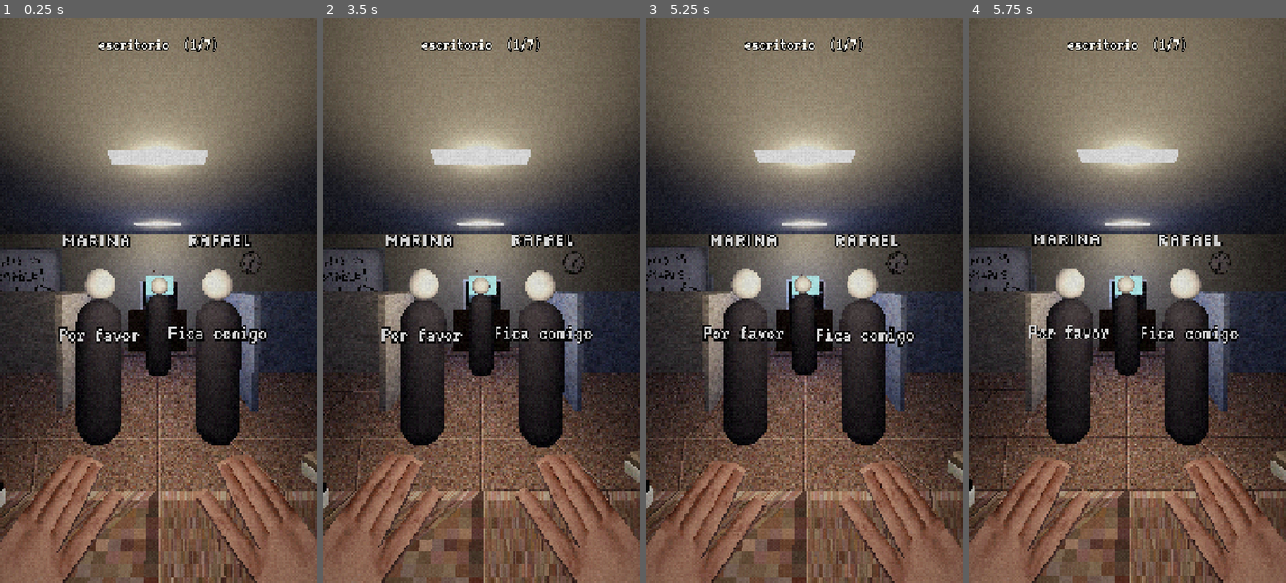
Above: before the commit, frames 1-4 (left to right).
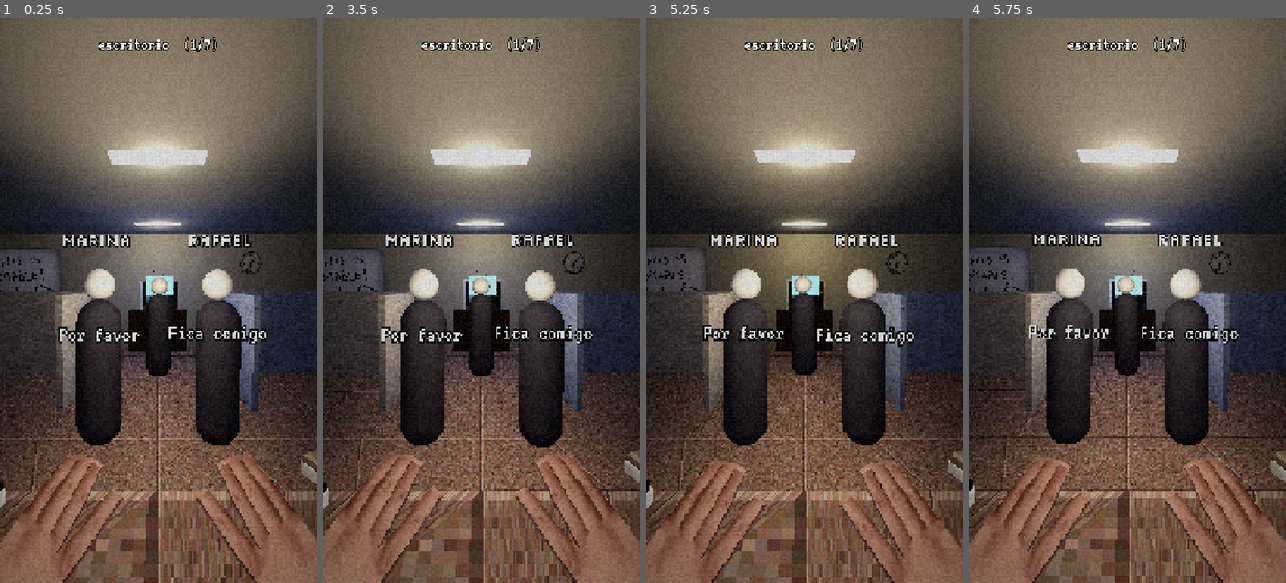
Above: after the commit, the same moments.

Repository: motathi/terror_game
Game: Godot game, scene res://scenes/location_preview.tscn
The game is run twice, just before and just after one commit, with the same random seed, the same clock (stepped at 60 frames per second) and the same inputs. This scene is started directly instead of the project's main scene.
Inputs (mouse positions are in pixels of both pictures, inside the frame that each line leads up to):
- Up to frame 1 (0.25 s): no input
- Up to frame 2 (3.5 s): tap Enter (ui_accept) at 0.5, 0.77 s; move the mouse to (465, 413) at 0.52 s; hold Right (ui_right) 0.53-1.25 s; click (465, 413) at 0.67 s; drag from (576, 385) to (465, 413) at 1.27 s; move the mouse to (386, 215) at 2.02 s; hold Left (ui_left) 2.03-2.75 s; drag from (497, 300) to (386, 215) at 2.77 s
- Up to frame 3 (5.25 s): move the mouse to (756, 159) at 3.52 s; hold Left (ui_left) 3.53-4.25 s; tap Enter (ui_accept) at 3.77 s; drag from (874, 272) to (756, 159) at 4.27 s; move the mouse to (741, 328) at 5.02 s; hold Right (ui_right) from 5.03 s (still down); click (741, 328) at 5.17 s
- Up to frame 4 (5.75 s): keep holding Right (ui_right)

Frames 1-2 are identical in both runs. In frame 3, 5.3% of the frame differs, in the area x 20-79%, y 32-64%; in frame 4, nothing differs.

Commit message:
Dado mostra ? antes de rolar; TV apaga de verdade quando falha observar a Marina
Co-Authored-By: Claude Opus 5.5 <noreply@anthropic.com>
Claude-Session: https://claude.ai/code/session_01BRBsijJUpArFHXiZDYghN5

Diff:
--- a/game/scripts/stage/locations.gd
+++ b/game/scripts/stage/locations.gd
@@ -271,6 +271,7 @@
 	prop(root, HOUSE + "props/sideboard.glb", Vector3(3.5, 0, -1.2), -90, 1, Vector3(0.5, 0.8, 1.5))
 	prop(root, HOUSE + "props/tv.glb", Vector3(3.5, 0.8, -1.2), -90, 1, Vector3(0.6, 0.5, 0.4))
 	var tv_light := omni(root, Vector3(2.8, 1.3, -1.2), Color(0.5, 0.6, 1.0), 1.0, 4.5)
+	tv_light.name = "tv_luz"
 	tv_light.add_child(Flicker.new(0.4, 11.0))
 	prop(root, HOUSE + "props/table.glb", Vector3(-1.6, 0, -4.3), 0, 1, Vector3(1.7, 0.72, 1.1))
 	prop(root, HOUSE + "props/chair.glb", Vector3(-2.4, 0, -4.3), 90)
--- a/game/scripts/ui/dice_roll.gd
+++ b/game/scripts/ui/dice_roll.gd
@@ -187,7 +187,7 @@
 
 ## Um d20 visto de frente: hexágono com o triângulo central e as faces em volta.
 class _Die extends Control:
-	var value := 20
+	var value := 0  # 0 = ainda não rolou ("?")
 	var color := Color(0.86, 0.68, 0.32)
 	var dim := false
 	var spin := 0.0
@@ -224,7 +224,7 @@
 			draw_line(hexa[2 * j + 1], tri[j], col, 3.0)
 			draw_line(hexa[2 * j + 1], tri[(j + 1) % 3], col, 3.0)
 		if font:
-			var txt := str(value)
+			var txt := str(value) if value > 0 else "?"
 			var fs := int(r * 0.62)
 			var w := font.get_string_size(txt, HORIZONTAL_ALIGNMENT_CENTER, -1, fs).x
 			draw_string(font, c + Vector2(-w * 0.5, fs * 0.36), txt, HORIZONTAL_ALIGNMENT_LEFT, -1, fs,
--- a/game/story/cap1_surto.json
+++ b/game/story/cap1_surto.json
@@ -4739,9 +4739,16 @@
       },
       {
        "t": 0.8,
+       "acao": "luz_no",
+       "nome": "tv_luz",
+       "energia": 0.0,
+       "dur": 0.15
+      },
+      {
+       "t": 0.8,
        "acao": "luz",
-       "ambiente": "#202838",
-       "energia": 0.25,
+       "ambiente": "#141a26",
+       "energia": 0.15,
        "neblina": "#03040a",
        "densidade": 0.05,
        "fundo": "#000000",
